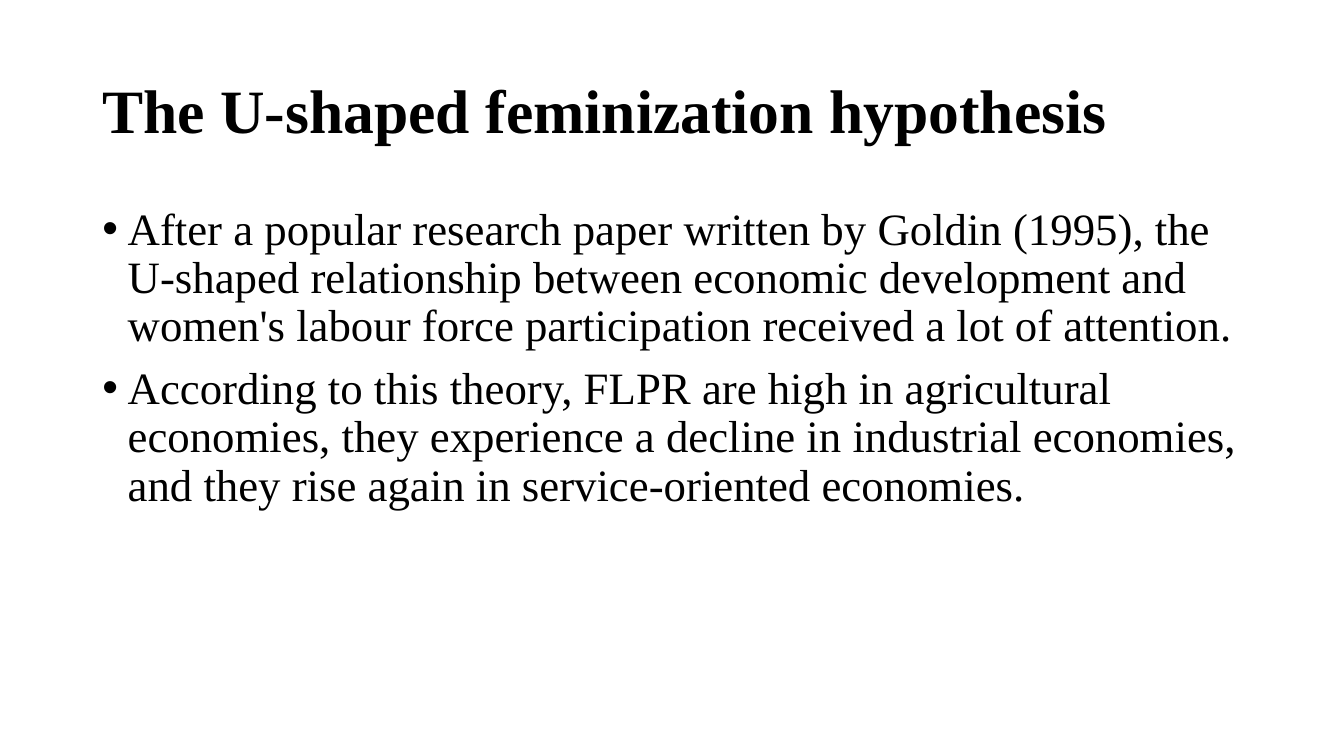
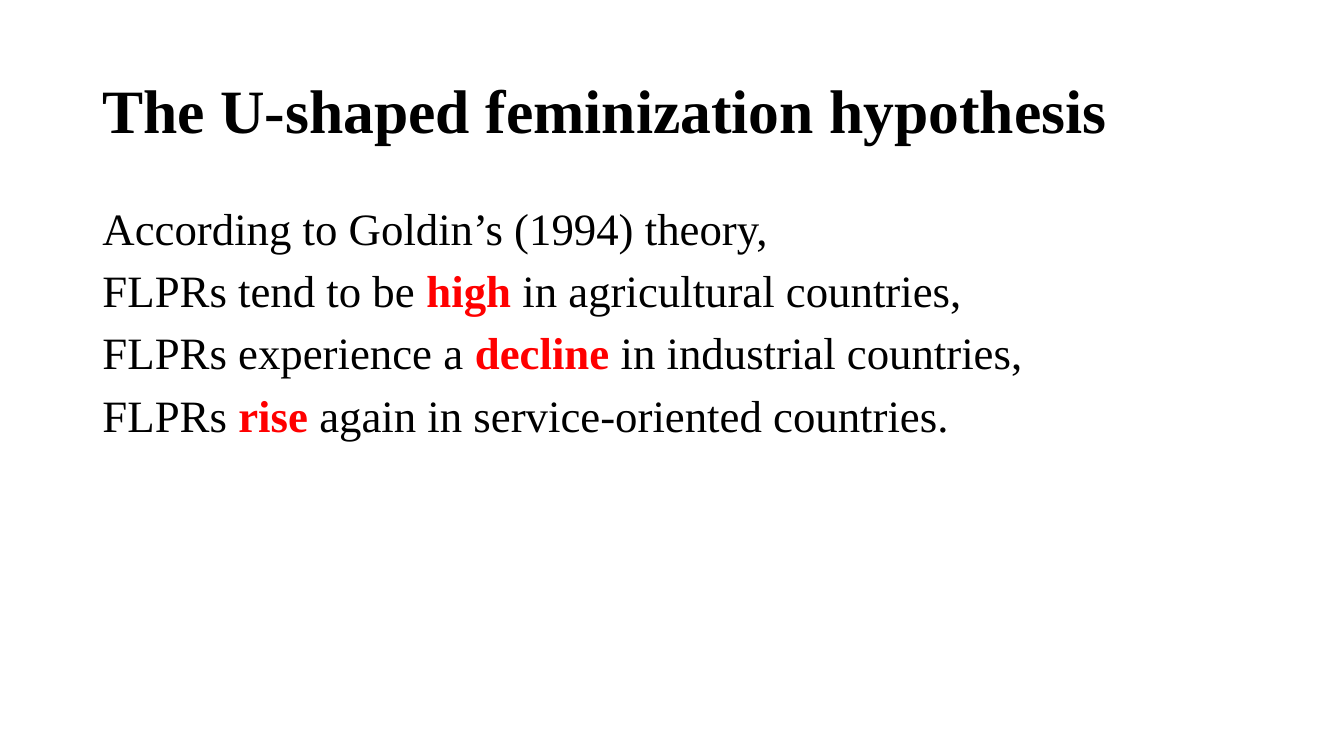
Before and after one commit to ilopezmoreno/Chapter1-PhDthesis, a slide deck: slide 7 of Slides. Chapter1-PhDthesis.pptx. Drawn at 1344x756 pixels with LibreOffice and Linux fonts; fonts in the diff are those of the drawing. Boxes give left, top, right and bottom in pixels: in the first picture for what was removed or moved away, otherwise in the second. Text is boxed around its words. In the diff, an @@ line names an element or a change of style, - is before the commit and + after.

```diff
--- a/Slides. Chapter1-PhDthesis.pptx
+++ b/Slides. Chapter1-PhDthesis.pptx
@@ text at (102,214,1022,441): text changed @@
-• After a popular research paper written by Goldin (1995), the U-shaped relationship between economic development and women's labour force participation received a lot of attention.
-• According to this theory, FLPR are high in agricultural economies, they experience a decline in industrial economies, and they rise again in service-oriented economies.
+According to Goldin’s (1994) theory,
+FLPRs tend to be high in agricultural countries,
+FLPRs experience a decline in industrial countries,
+FLPRs rise again in service-oriented countries.
```
Also in this commit, not shown: 8 other slides changed, 55 slides added, 6 slides removed, 5 other files.
